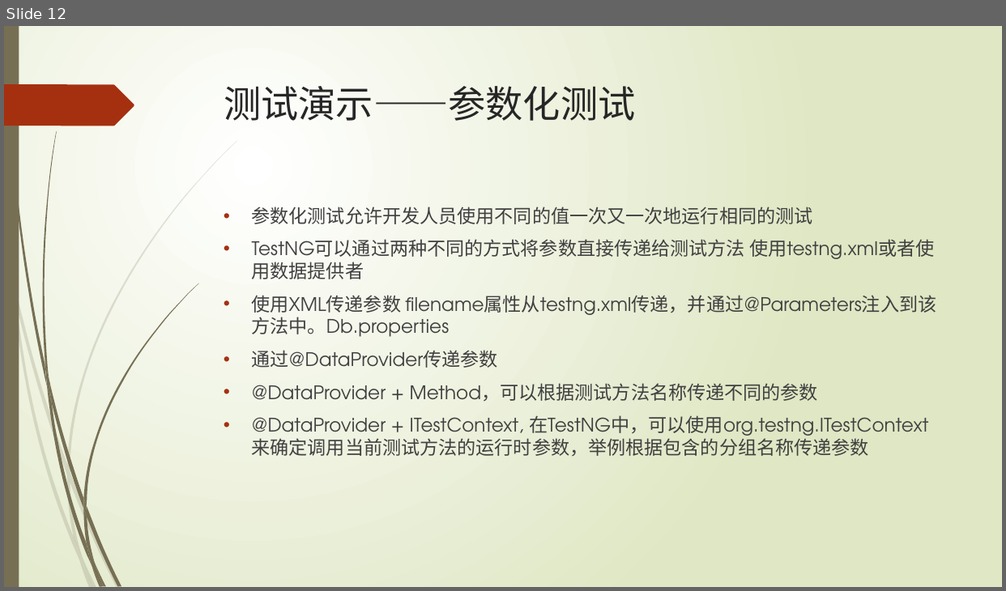
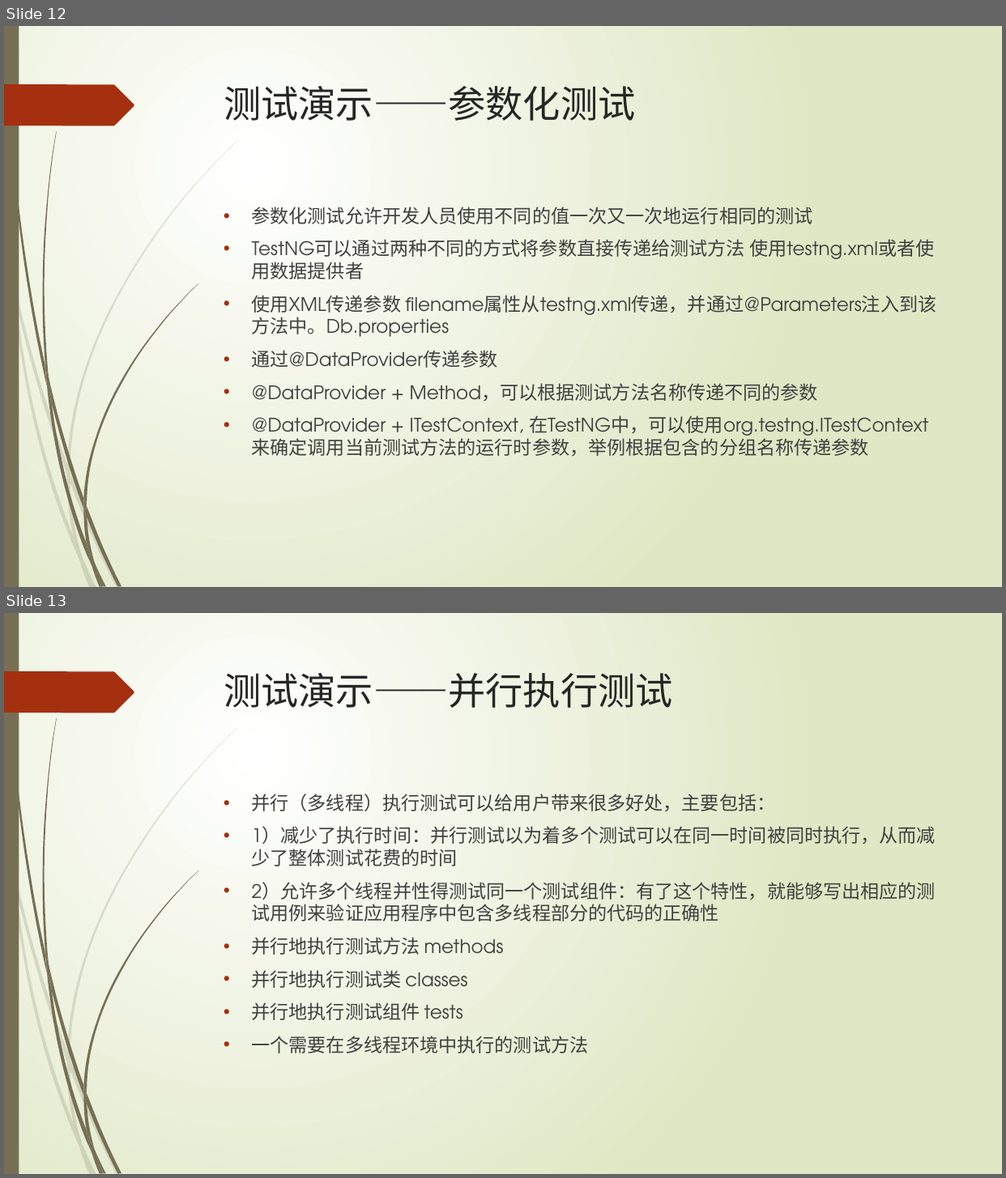
Before and after one commit to jasmine529/DemoTestNG, a slide deck: src/main/resources/testng share.pptx. Shown one above the other, each under a label of ours: slide 12 before the commit, slides 12 and 13 after it. The pictures are 1006x591 and 1006x1178 pixels, drawn with LibreOffice and Linux fonts; fonts in the diff are those of the drawing. Boxes give left, top, right and bottom in pixels: in the first picture for what was removed or moved away, otherwise in the second. Text is boxed around its words. In the diff, an @@ line names an element or a change of style, - is before the commit and + after.

```diff
--- a/src/main/resources/testng share.pptx
+++ b/src/main/resources/testng share.pptx
@@ slide 13 added at bbox=[4, 613, 1002, 1174], background gradient #FFFFFF to #DFE8C4; not listed: 24 template elements that a slide beside it also shows @@
@@ title added at bbox=[224, 673, 672, 708], 36 pt, text #262626 @@
+测试演示——并行执行测试
@@ text added at bbox=[252, 794, 936, 1054], 18 pt, text #404040 @@
+• 并行（多线程）执行测试可以给用户带来很多好处，主要包括：
+• 1）减少了执行时间：并行测试以为着多个测试可以在同一时间被同时执行，从而减少了整体测试花费的时间
+• 2）允许多个线程并性得测试同一个测试组件：有了这个特性，就能够写出相应的测试用例来验证应用程序中包含多线程部分的代码的正确性
+• 并行地执行测试方法 methods
+• 并行地执行测试类 classes
+• 并行地执行测试组件 tests
+• 一个需要在多线程环境中执行的测试方法
```
Also in this commit, not shown: 1 other slide added, 1 slide removed, 13 other files.
